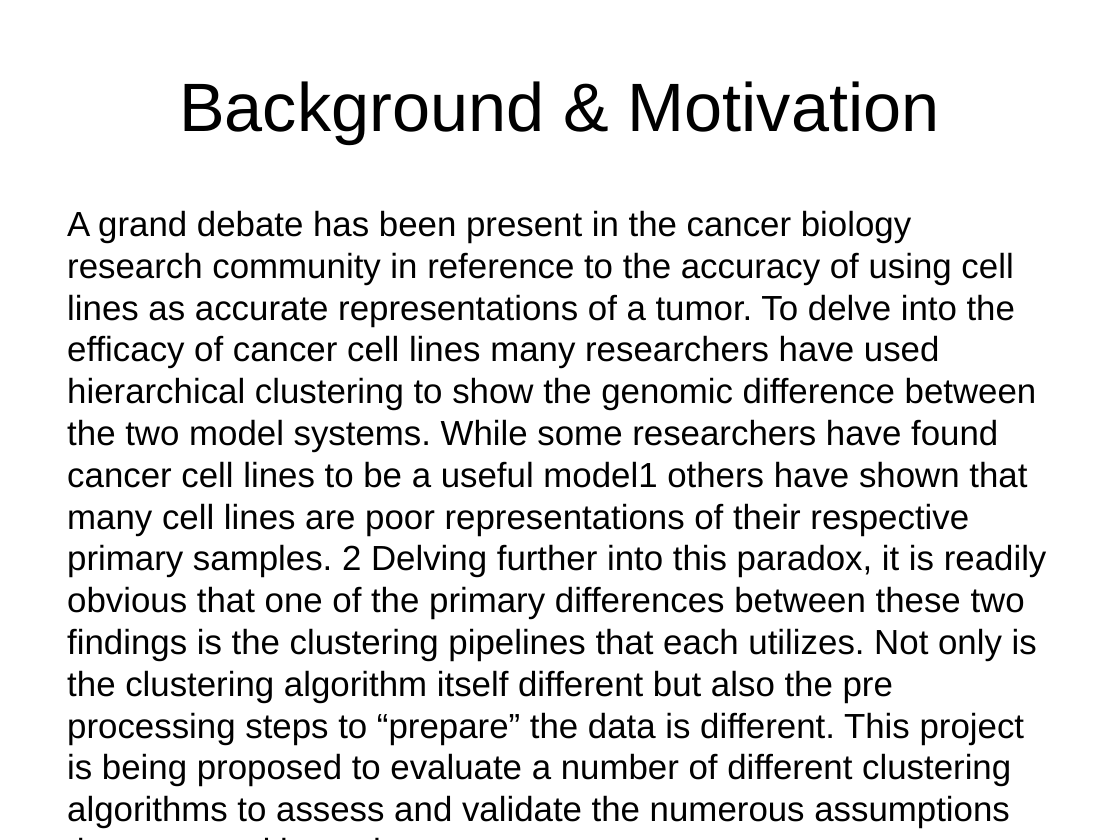
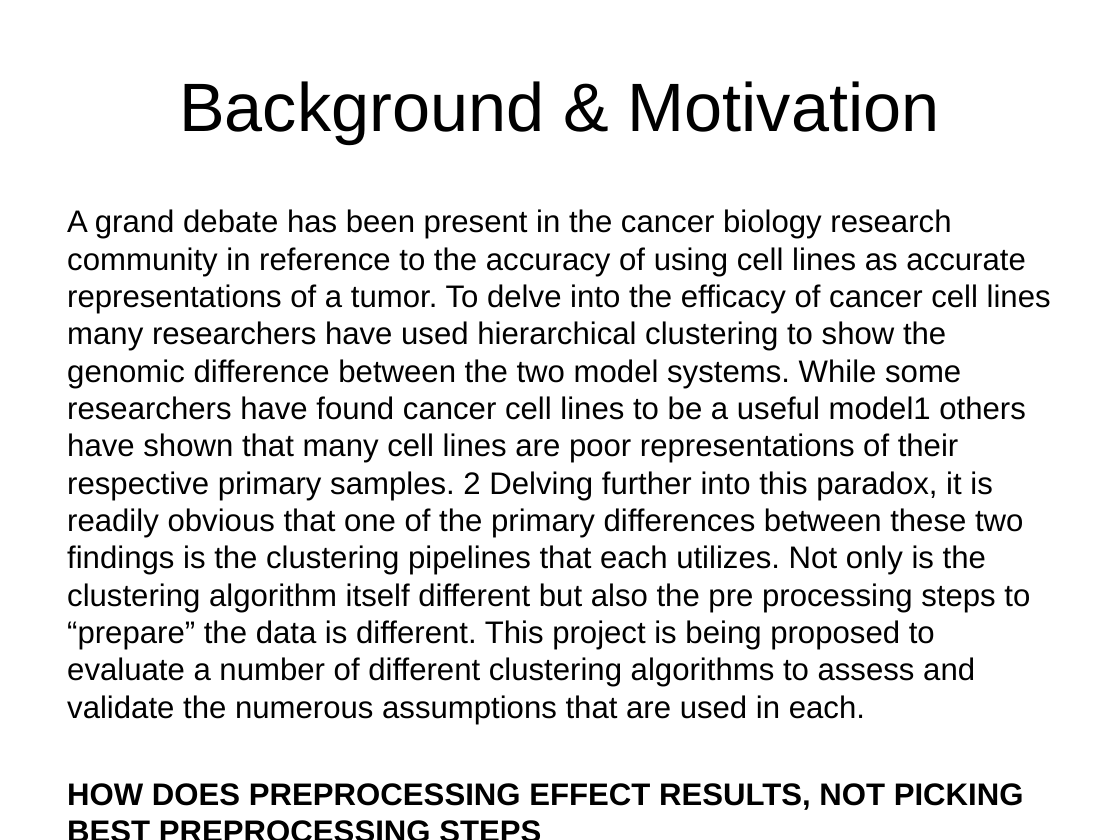
Before and after one commit to eotles/CS838, a slide deck: slide 4 of ProjectPresentation.pptx. Drawn at 1120x840 pixels with LibreOffice and Linux fonts; fonts in the diff are those of the drawing. Boxes give left, top, right and bottom in pixels: in the first picture for what was removed or moved away, otherwise in the second. Text is boxed around its words. In the diff, an @@ line names an element or a change of style, - is before the commit and + after.

Commit message:
Updated Project Presentation

```diff
--- a/ProjectPresentation.pptx
+++ b/ProjectPresentation.pptx
@@ text at (67, 209, 1051, 724): paragraph added @@
+HOW DOES PREPROCESSING EFFECT RESULTS, NOT PICKING BEST PREPROCESSING STEPS
@@ text at (67, 209, 1051, 724): size 22.4 to 20 pt @@
```
Also in this commit, not shown: 3 other slides changed, 4 slides added, 2 slides removed, 1 other file.
